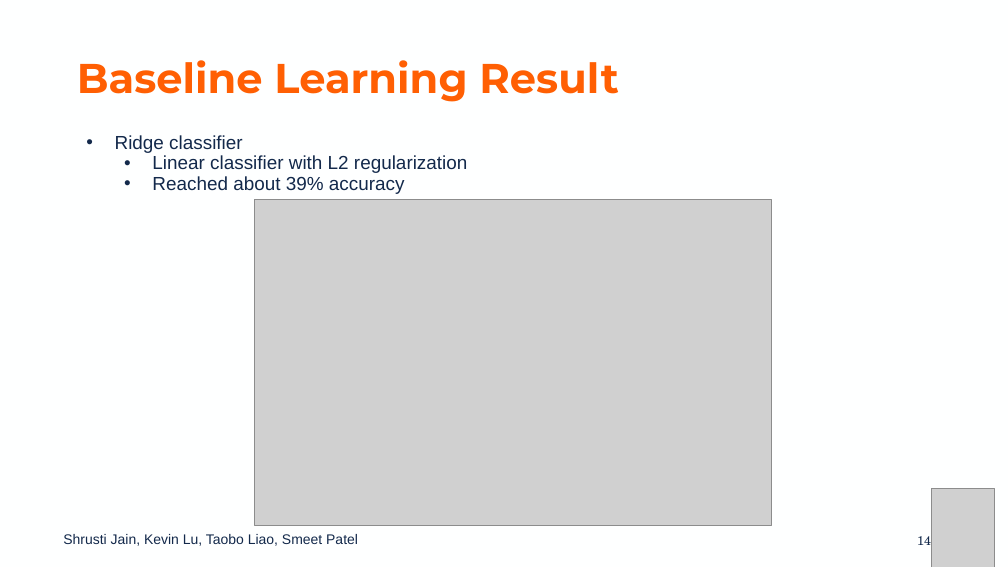
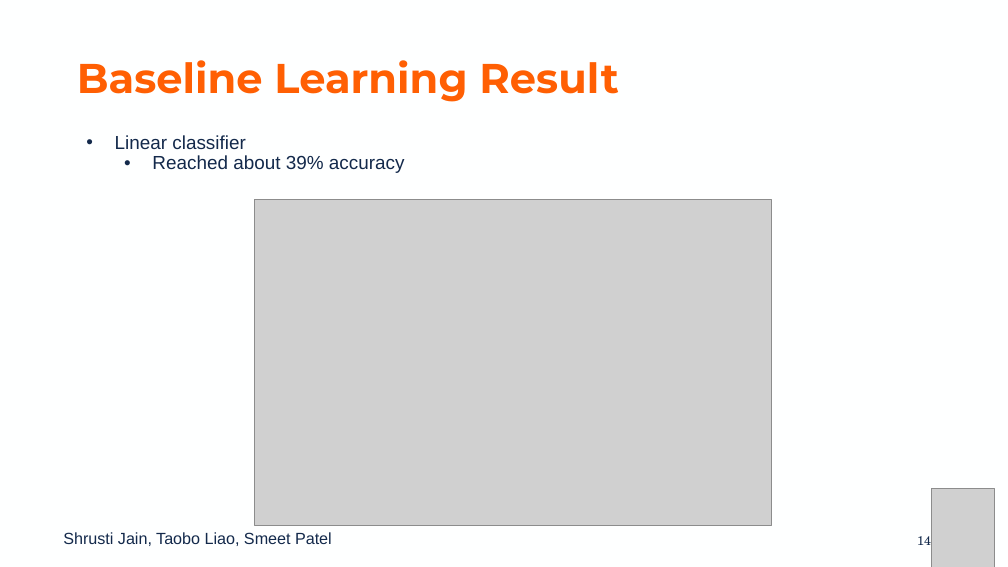
Before and after one commit to kslu2/Predicting_LA_Crimes, a slide deck: slide 14 of Project Presentation.pptx. Drawn at 1008x567 pixels with LibreOffice and Linux fonts; fonts in the diff are those of the drawing; grey boxes stand for pictures; background and template pictures are left out. Boxes give left, top, right and bottom in pixels: in the first picture for what was removed or moved away, otherwise in the second. Text is boxed around its words. In the diff, an @@ line names an element or a change of style, - is before the commit and + after.

```diff
--- a/Project Presentation.pptx
+++ b/Project Presentation.pptx
@@ text at (115,135,245,149): text changed @@
-• Ridge classifier
-  • Linear classifier with L2 regularization
+• Linear classifier
@@ text at (63,532,332,546): text changed; size 13.3 to 15.4 pt @@
-Shrusti Jain, Kevin Lu, Taobo Liao, Smeet Patel
+Shrusti Jain, Taobo Liao, Smeet Patel
```
Also in this commit, not shown: 19 other slides changed, 5 slides added, 4 slides removed, 3 other files.
